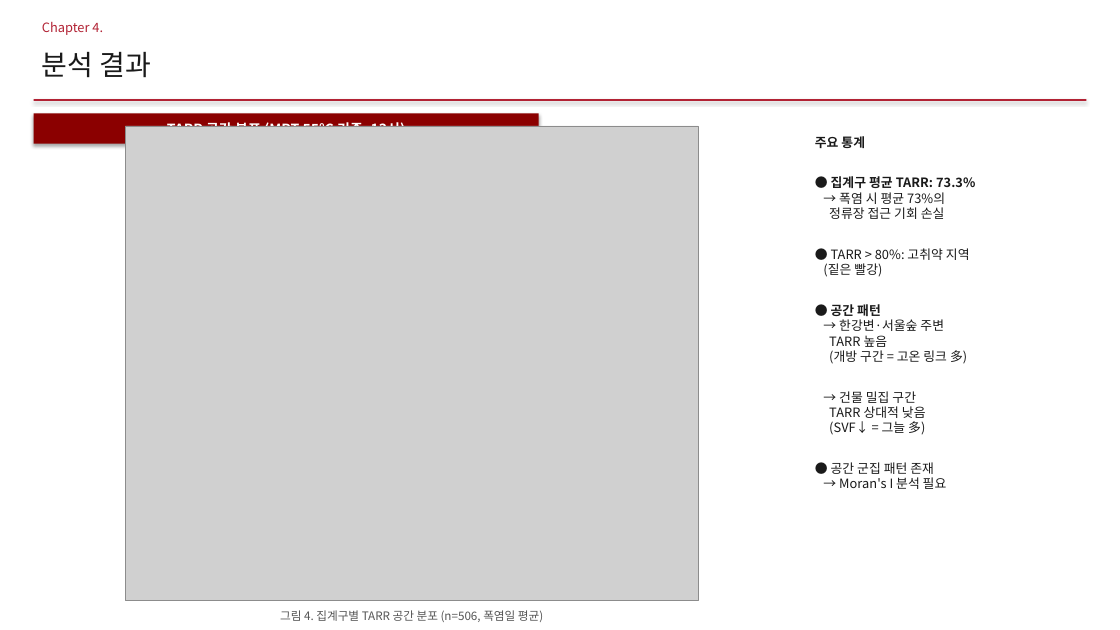
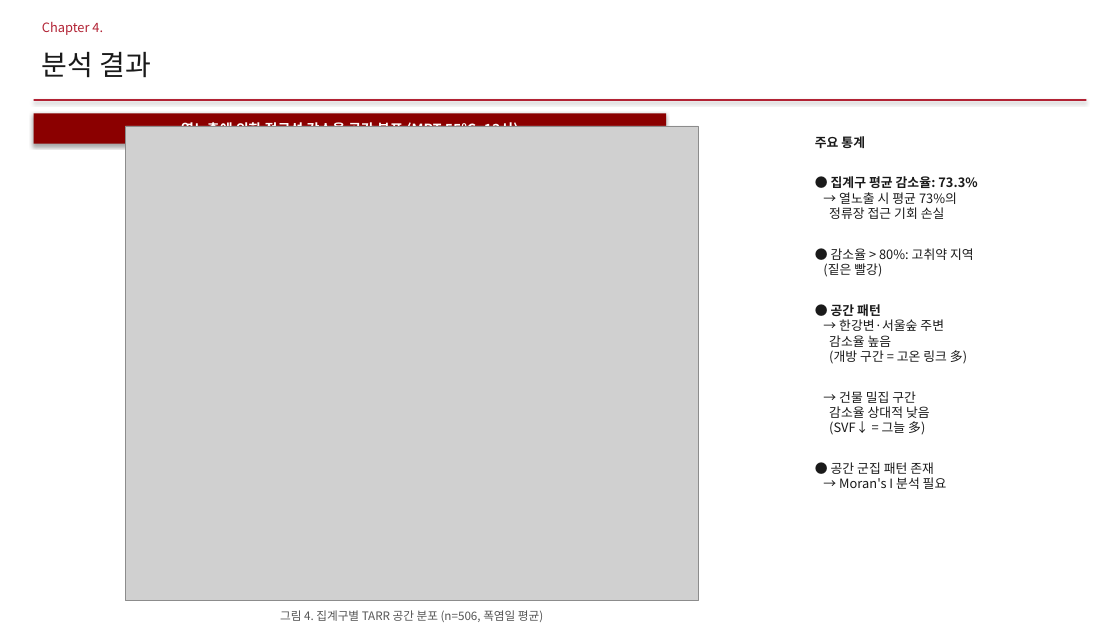
Before and after one commit to jinshingeo/Thermal_Catchment, a slide deck: slide 10 of writing/지도학회발표/2026-05-13_TAVI_학회발표.pptx. Drawn at 1120x630 pixels with LibreOffice and Linux fonts; fonts in the diff are those of the drawing; grey boxes stand for pictures. Boxes give left, top, right and bottom in pixels: in the first picture for what was removed or moved away, otherwise in the second. Text is boxed around its words. In the diff, an @@ line names an element or a change of style, - is before the commit and + after.

```diff
--- a/writing/지도학회발표/2026-05-13_TAVI_학회발표.pptx
+++ b/writing/지도학회발표/2026-05-13_TAVI_학회발표.pptx
@@ rectangle "열노출에 의한 접근성 감소율 공간 ...": place and size @@
-rectangle "열노출에 의한 접근성 감소율 공간 ..." at <box>34,113,539,144</box>
+rectangle "열노출에 의한 접근성 감소율 공간 ..." at <box>34,113,666,144</box>
@@ text in rectangle at <box>181,120,519,127</box>: text changed @@
-TARR 공간 분포 (MRT 55°C 기준, 13시)
+열노출에 의한 접근성 감소율 공간 분포 (MRT 55°C, 13시)
@@ text at <box>831,176,977,204</box>: text changed @@
-● 집계구 평균 TARR: 73.3%
-→ 폭염 시 평균 73%의
+● 집계구 평균 감소율: 73.3%
+→ 열노출 시 평균 73%의
@@ text at <box>831,248,974,260</box>: text changed @@
-● TARR > 80%: 고취약 지역
+● 감소율 > 80%: 고취약 지역
@@ text at <box>829,335,892,347</box>: text changed @@
-TARR 높음
+감소율 높음
@@ text at <box>829,406,930,422</box>: text changed @@
-TARR 상대적 낮음
+감소율 상대적 낮음
```
Also in this commit, not shown: 6 other slides changed, 2 other files.
